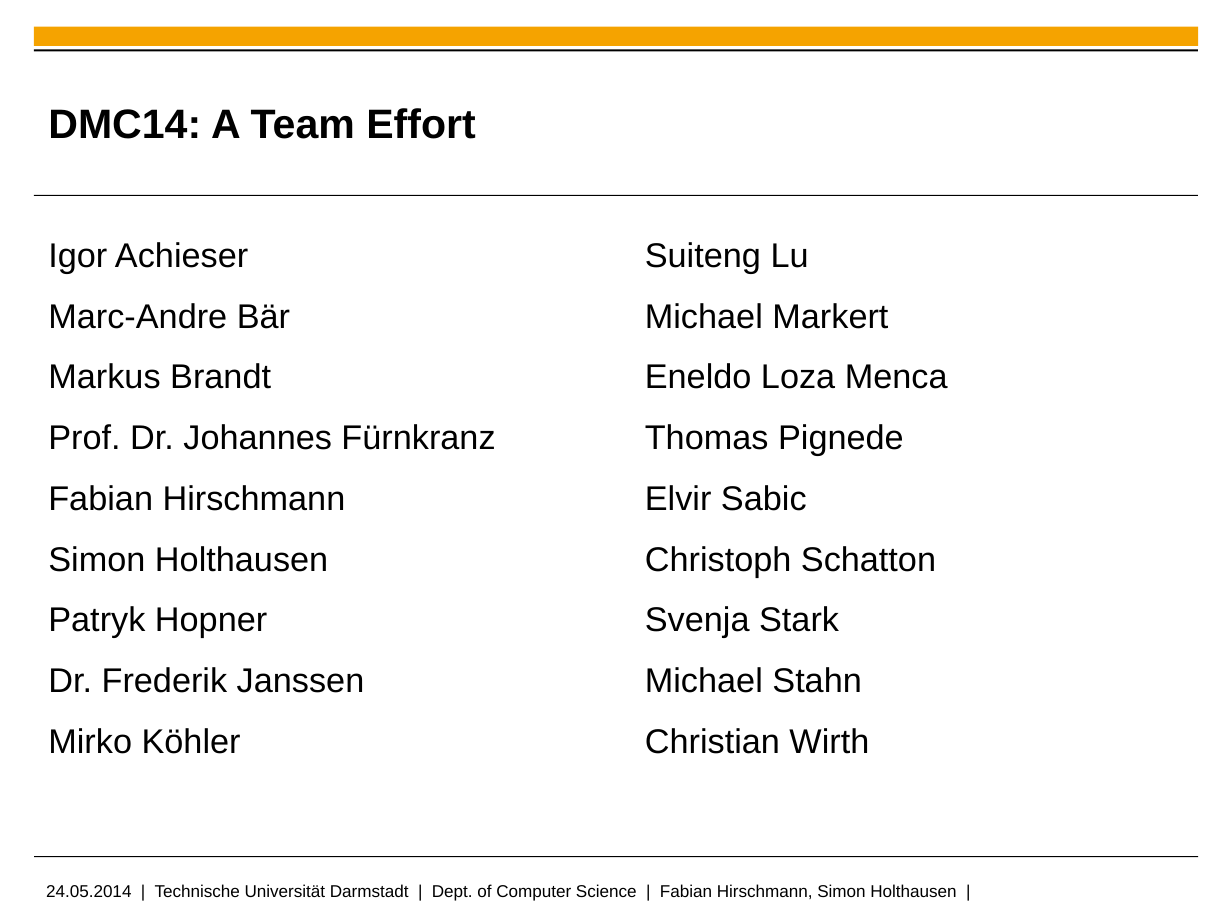
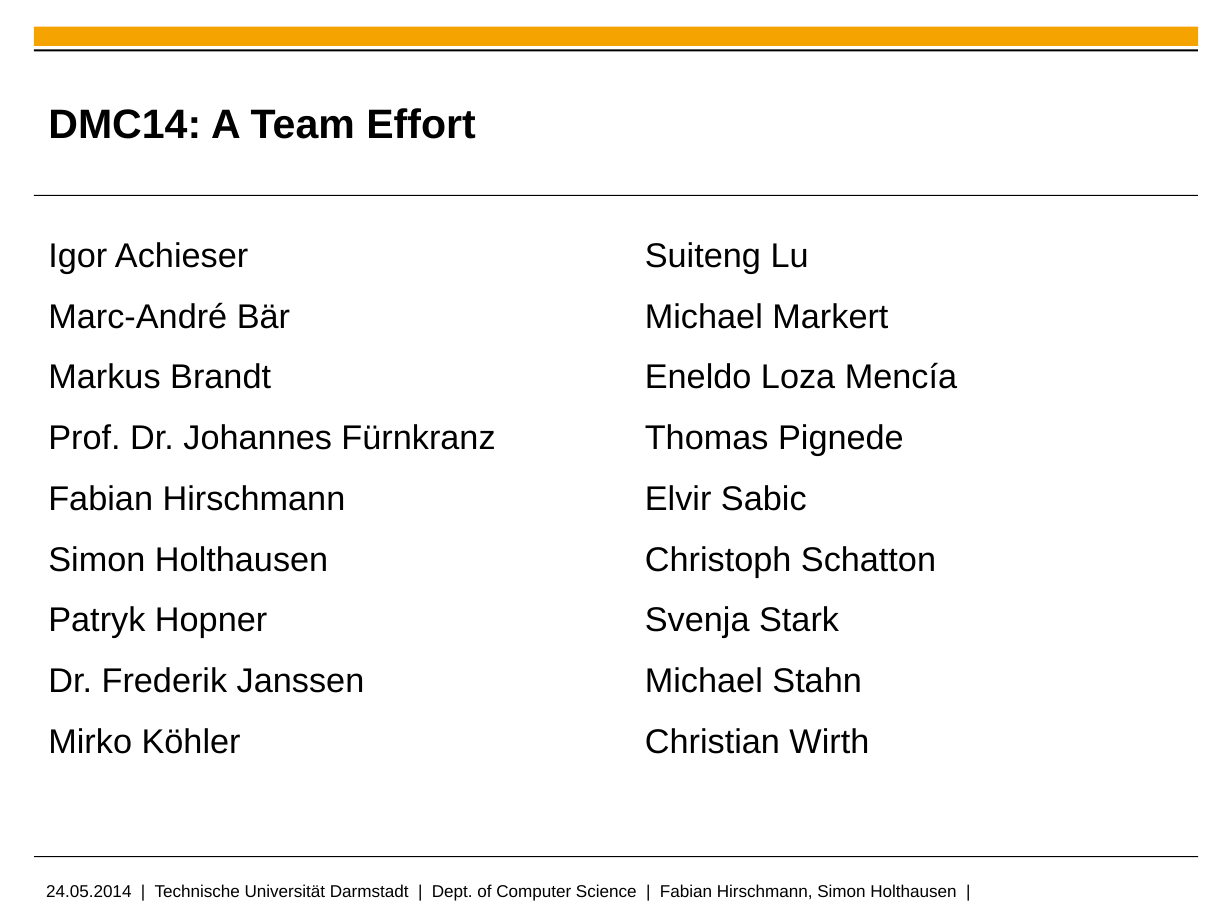
Before and after one commit to fhirschmann/ml_dmc2014, a slide deck: slide 2 of doc/pres-prudsys.pptx. Drawn at 1232x924 pixels with LibreOffice and Linux fonts; fonts in the diff are those of the drawing; background and template pictures are left out. Boxes give left, top, right and bottom in pixels: in the first picture for what was removed or moved away, otherwise in the second. Text is boxed around its words. In the diff, an @@ line names an element or a change of style, - is before the commit and + after.

Commit message:
update pres

```diff
--- a/doc/pres-prudsys.pptx
+++ b/doc/pres-prudsys.pptx
@@ text at box(48, 302, 290, 329): text changed @@
-Marc-Andre Bär
+Marc-André Bär
@@ text at box(645, 362, 957, 389): text changed @@
-Eneldo Loza Menca
+Eneldo Loza Mencía
```
